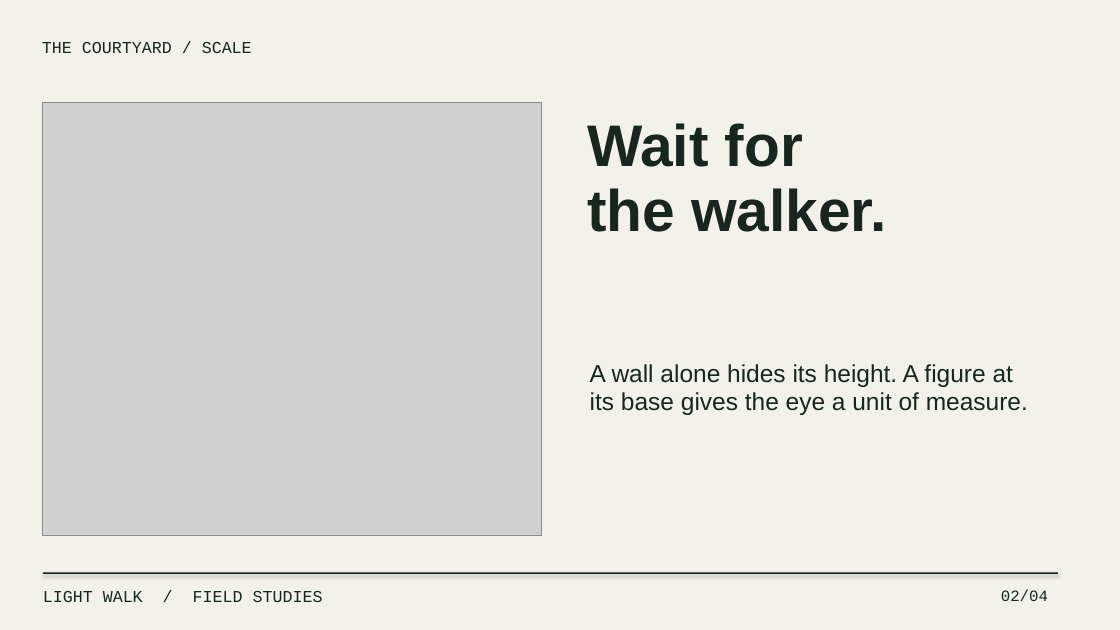
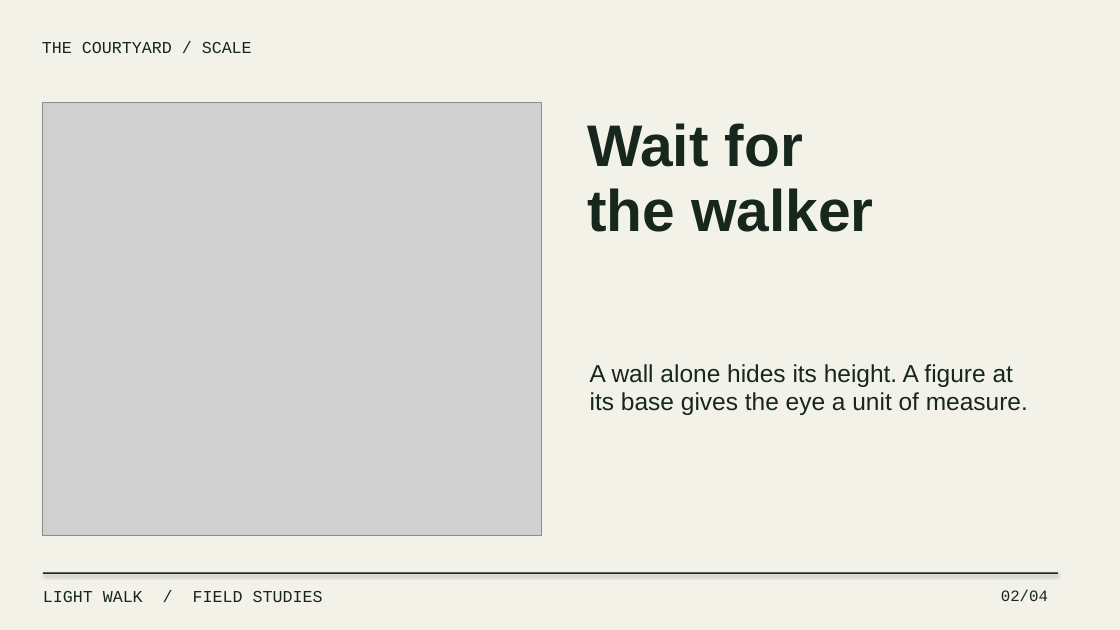
Before and after one commit to joeymilano/joey-design, a slide deck: slide 2 of docs/lightwalk-deck-en.pptx. Drawn at 1120x630 pixels with LibreOffice and Linux fonts; fonts in the diff are those of the drawing; grey boxes stand for pictures. Boxes give left, top, right and bottom in pixels: in the first picture for what was removed or moved away, otherwise in the second. Text is boxed around its words. In the diff, an @@ line names an element or a change of style, - is before the commit and + after.

```diff
--- a/docs/lightwalk-deck-en.pptx
+++ b/docs/lightwalk-deck-en.pptx
@@ text at box(587, 188, 874, 232): text changed @@
-the walker.
+the walker
```
Also in this commit, not shown: 3 other slides changed, 23 other files.
